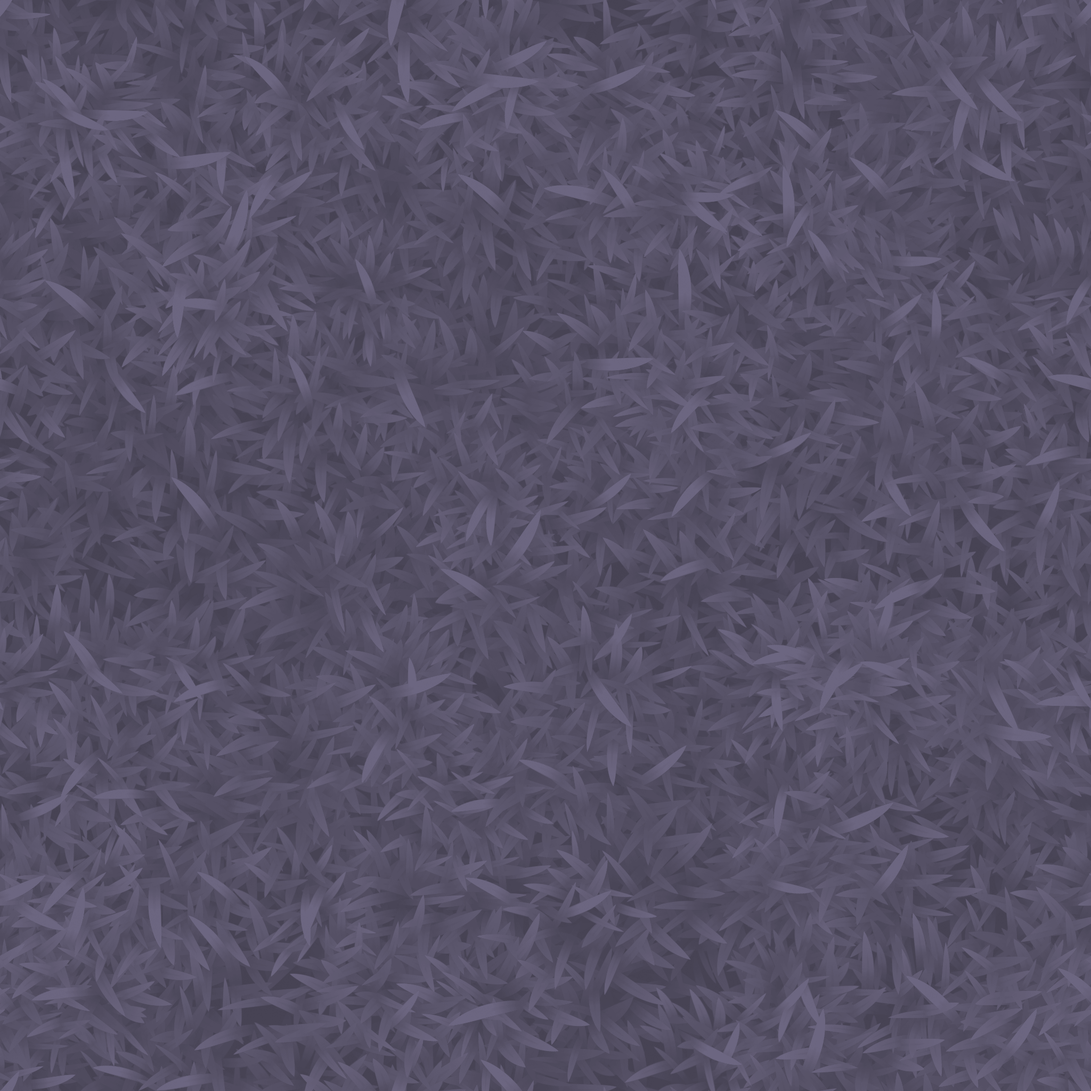
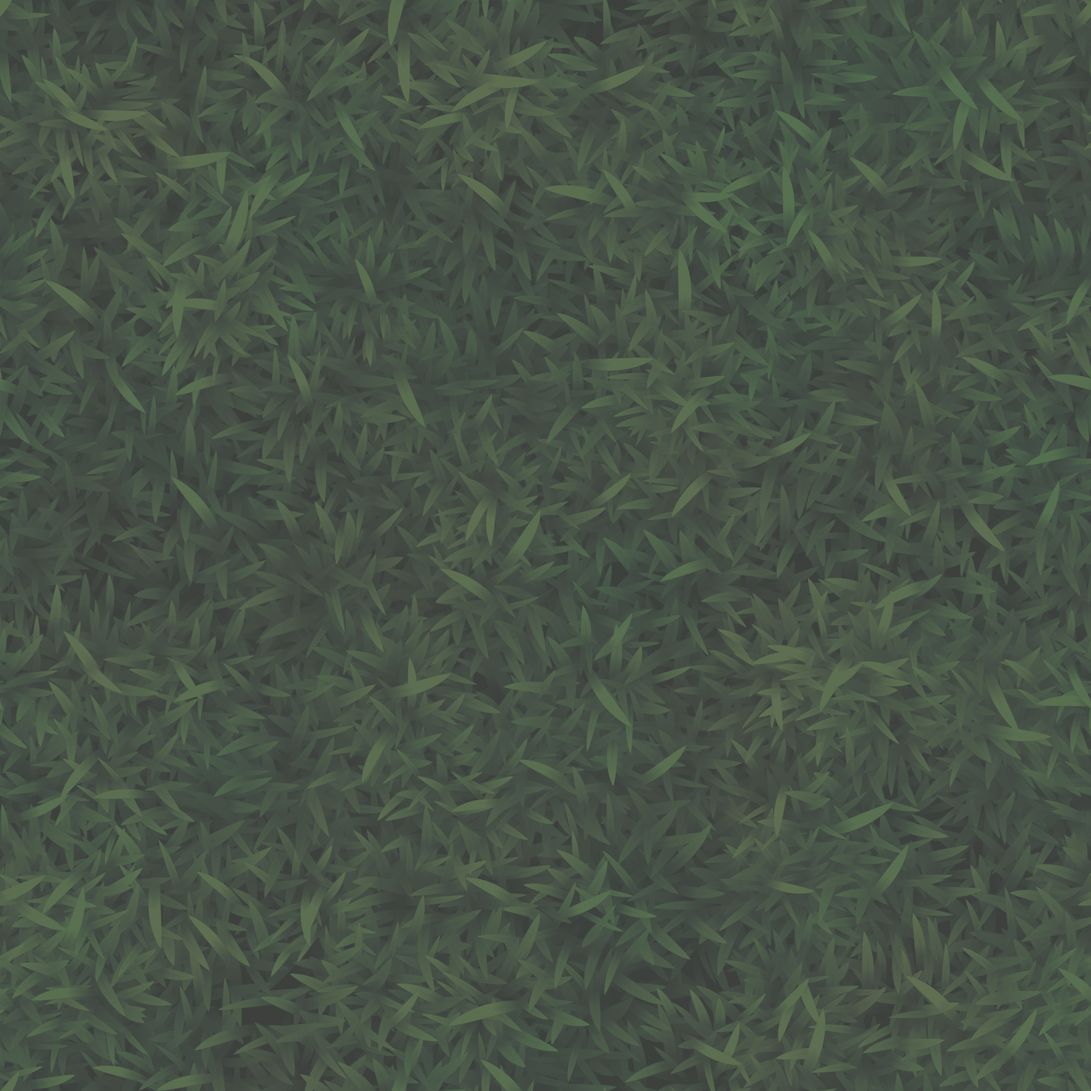
Layer changes from the first 1091px x 1091px image to the second:
pixels changed over [0, 0, 1091, 1091] (layer not identified)
